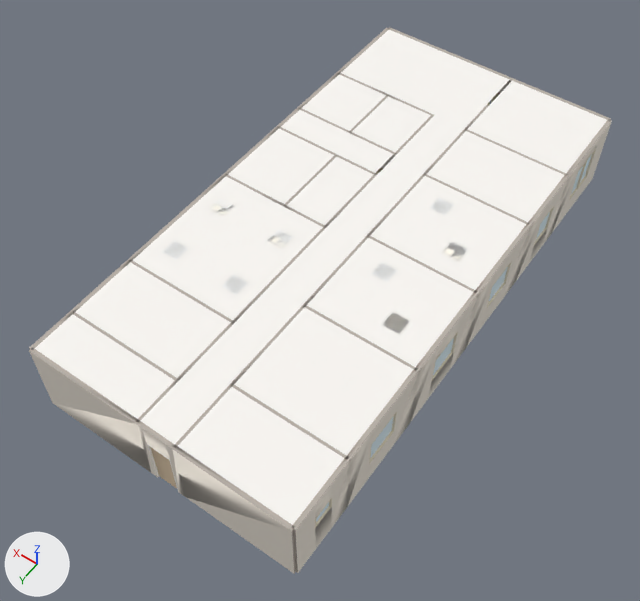
What one commit did to the OBJ model modelos_web/predio_completo/predio_completo.obj.
Before and after are seen from a 50 mm camera at (-6.1, 7.3, 25.0) aimed at (5.1, -8.3, 0.4). The lights are fixed; the arrows at lower left show +X, +Y and +Z. The older version comes first. Where no turn or scale is listed for an object, it has been applied to the vertices.

Names of what the first picture shows: 'predio_completo'.
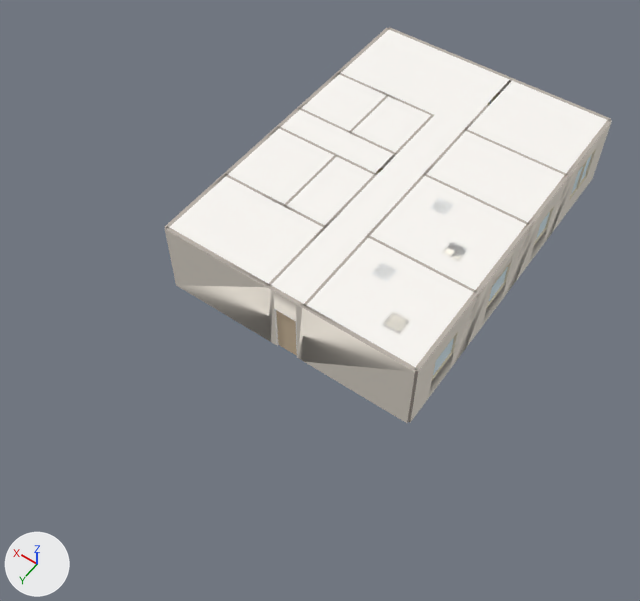
Boxes [x1, y1, x2, y2] around the edits, measured in the pictures (640 x 601 px; the box of a moved part takes in the faces that stretch with it):
'predio_completo', reshaped (23% narrower, 28% shorter)
    before: [29, 27, 612, 574]
    after: [165, 27, 612, 423]
part 1 of me_predio_completo, moved or reshaped (not visible before)
    after: [276, 310, 297, 356]
part 2 of me_predio_completo, deleted
    before: [29, 199, 414, 574]
part 3 of me_predio_completo, moved or reshaped
    before: [29, 115, 465, 573]
    after: [165, 115, 465, 423]

Diff of the bpy script that builds the scene:
```diff
--- a/modelos_web/predio_completo/predio_completo.obj.py
+++ b/modelos_web/predio_completo/predio_completo.obj.py
@@ me_predio_completo @@
-me_predio_completo.from_pydata(...)  # 20164 vertices, 32916 faces; spans x 0.0..10.0, y -20.0..0.0, z 0.0..3.0
+me_predio_completo.from_pydata(...)  # 14592 vertices, 23786 faces; spans x 0.0..10.0, y -20.0..-6.1, z 0.0..3.0
+# me_predio_completo part 1: the loose piece of 8 vertices spanning x 4.2, y -6.0..-5.3, z 0.0..2.1 is turned -90 degrees about the z axis through its middle and scaled by 1.02, then moved by (0.7, -0.5, 0.0)
+# me_predio_completo part 2: 540 loose pieces with 6268 vertices, spanning x 0.1..10.0, y -9.2..0.0, z 0.0..3.0, are deleted
+# me_predio_completo part 3: 123 vertices moved within x 4.2..9.9, y -15.8..-6.1, z 0.0..3.0; 484 vertices removed from x 0.0..10.0, y -15.7..-0.1, z 0.0..3.0; 980 vertices added at x 0.1..10.0, y -15.9..-6.1, z 0.0..3.0
+# other edits to the shape of me_predio_completo do not show in these pictures
 me_predio_completo.materials.append(mat_w_f1ece3)
@@ me_predio_completo @@
 me_predio_completo.materials.append(mat_w_ebdccb)
-me_predio_completo.materials.append(mat_w_f0ece4)  # white #f8f6f3
-me_predio_completo.materials.append(mat_w_ebd9c7)  # white #f6eee5
-me_predio_completo.materials.append(mat_w_f1eadf)  # white #f9f6f0
 me_predio_completo.materials.append(mat_w_e9d8c0)
@@ me_predio_completo @@
 me_predio_completo.materials.append(mat_w_f4eee4)
-me_predio_completo.materials.append(mat_w_ebd5c2)  # white #f6ece2
 me_predio_completo.materials.append(mat_w_b98a5b)
@@ me_predio_completo @@
 me_predio_completo.materials.append(mat_w_e4ddd0)
-me_predio_completo.materials.append(mat_w_dfd9cc)  # white #f0eee7
 me_predio_completo.materials.append(mat_w_e6dfd2)
@@ me_predio_completo @@
 me_predio_completo.materials.append(mat_w_e0d9cd)
-me_predio_completo.materials.append(mat_w_ddd7ca)  # white #efede6
 me_predio_completo.materials.append(mat_w_e7e0d2)
@@ me_predio_completo @@
 me_predio_completo.materials.append(mat_w_e1d9cb)
-me_predio_completo.materials.append(mat_w_eae2d4)  # white #f6f2eb
 me_predio_completo.materials.append(mat_w_e2dacc)
 me_predio_completo.materials.append(mat_w_e6ded0)
-me_predio_completo.materials.append(mat_w_e5ddcf)  # white #f3efe9
-me_predio_completo.materials.append(mat_w_e9e0d2)  # white #f5f1ea
 me_predio_completo.materials.append(mat_w_e1d9cc)
@@ me_predio_completo @@
 me_predio_completo.materials.append(mat_w_e3dbcd)
-me_predio_completo.materials.append(mat_w_e8dfd1)  # white #f5f0ea
-me_predio_completo.materials.append(mat_w_e0dacd)  # white #f1eee8
-me_predio_completo.materials.append(mat_w_e1dace)  # white #f1eee8
 me_predio_completo.materials.append(mat_branco_quente)
@@ me_predio_completo @@
 me_predio_completo.materials.append(mat_areia)
+me_predio_completo.materials.append(mat_w_ddccae)  # pale yellow #efe7d7
+me_predio_completo.materials.append(mat_w_e0d8ca)  # white #f1ede6
+me_predio_completo.materials.append(mat_w_e9e1d3)  # white #f5f1eb
+me_predio_completo.materials.append(mat_w_eae1d3)  # white #f6f1eb
+me_predio_completo.materials.append(mat_w_e2dacd)  # white #f2eee8
+me_predio_completo.materials.append(mat_w_dfd8ca)  # white #f0ede6
```
